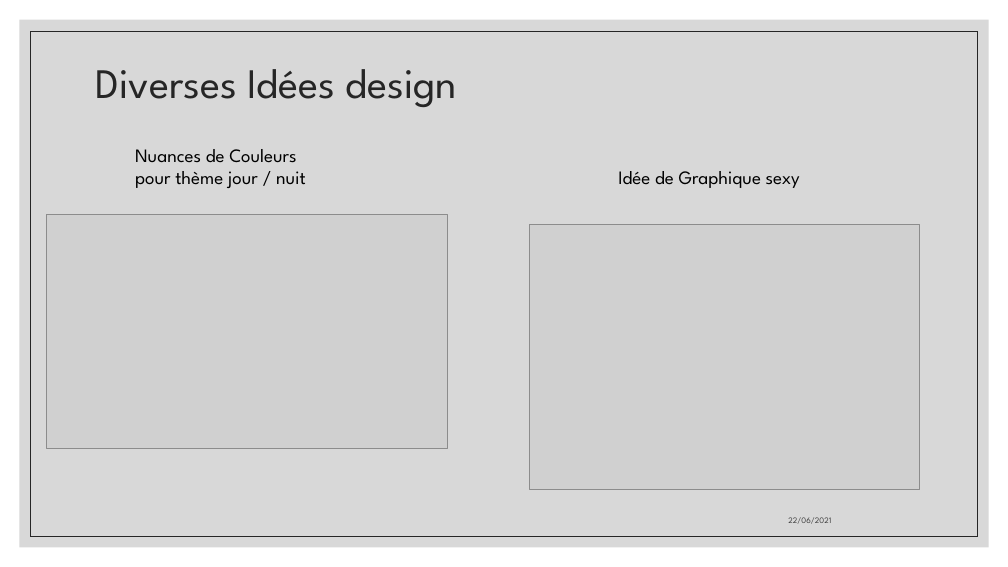
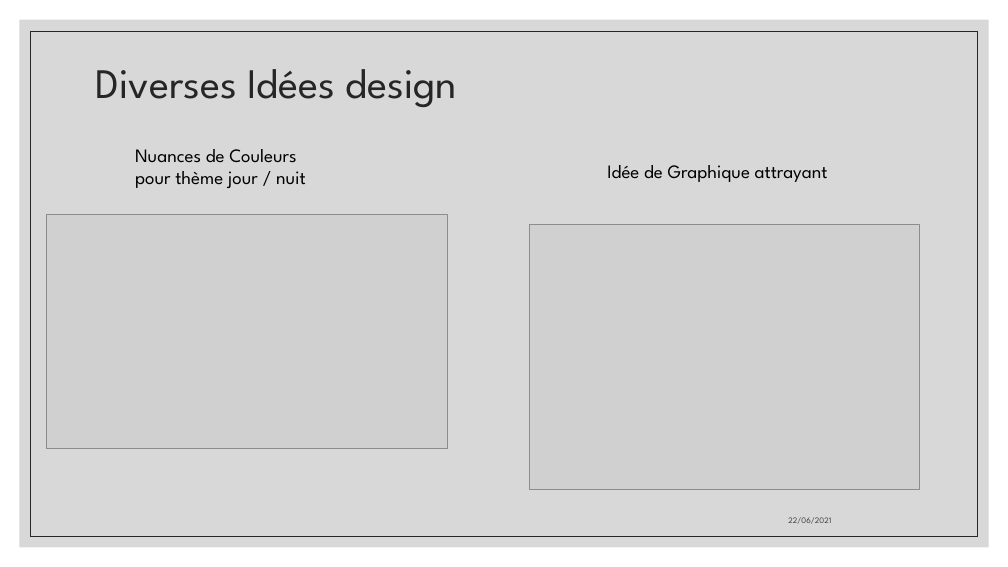
Before and after one commit to aiekick/ProjectStationMeteo, a slide deck: slide 27 of doc/StationMeteo_Soutenance_Stephane.pptx (slide 25 before the commit). Drawn at 1008x567 pixels with LibreOffice and Linux fonts; fonts in the diff are those of the drawing; grey boxes stand for pictures. Boxes give left, top, right and bottom in pixels: in the first picture for what was removed or moved away, otherwise in the second. Text is boxed around its words. In the diff, an @@ line names an element or a change of style, - is before the commit and + after.

```diff
--- a/doc/StationMeteo_Soutenance_Stephane.pptx
+++ b/doc/StationMeteo_Soutenance_Stephane.pptx
@@ text at box(607, 165, 828, 182): text changed @@
-Idée de Graphique sexy
+Idée de Graphique attrayant
```
Also in this commit, not shown: 4 other slides changed, 9 slides added.
